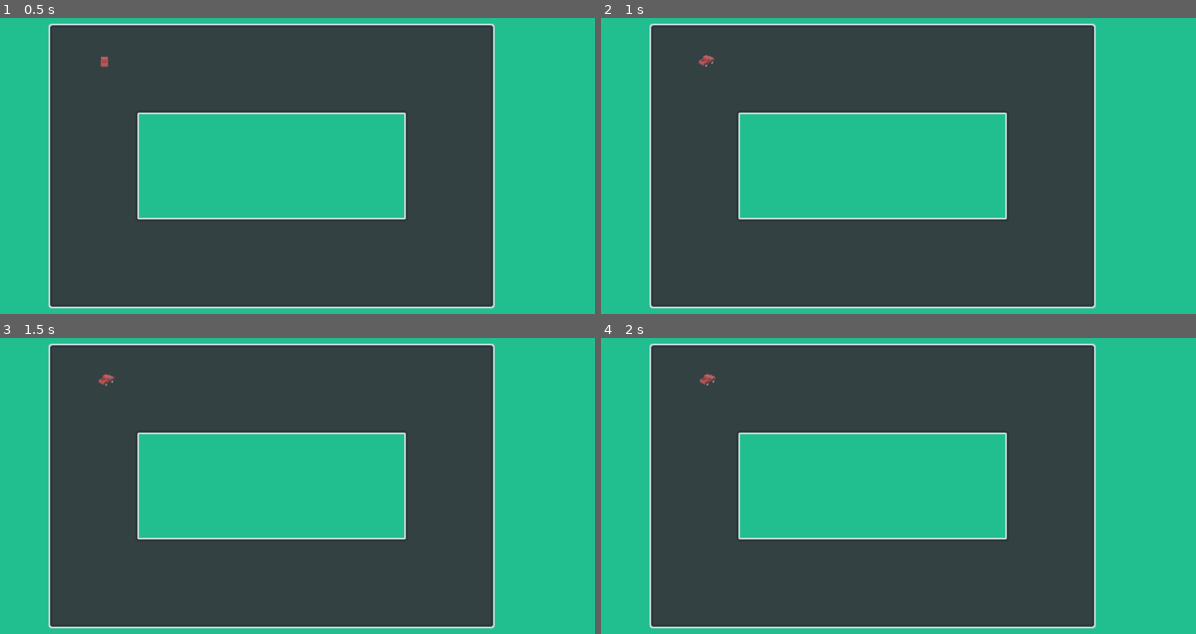
Above: before the commit, frames 1-4 (two rows, left to right).
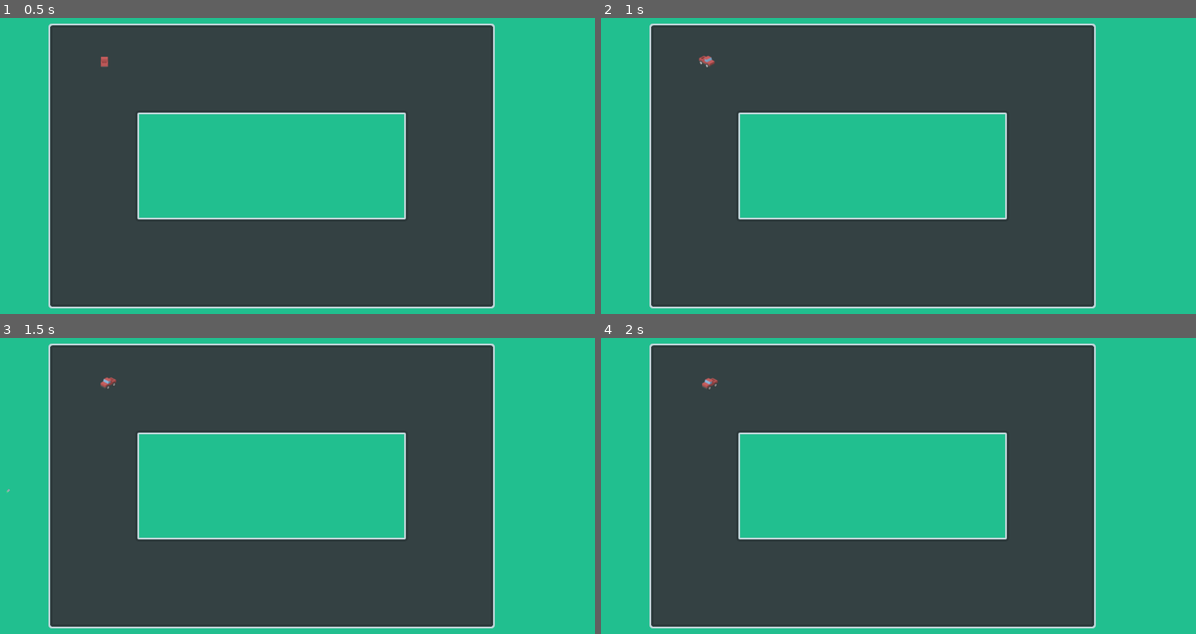
Above: after the commit, the same moments.

Repository: wreckingballgames/JameGam45
Game: Godot game, scene res://scenes/main.tscn
The game is run twice, just before and just after one commit, with the same random seed, the same clock (stepped at 60 frames per second) and the same inputs.
Inputs:
- Up to frame 1 (0.5 s): no input
- Up to frame 2 (1 s): tap Enter at 0.5 s; hold D (turn_right) from 0.53 s (still down); tap Space (shoot) at 0.6 s
- Up to frame 3 (1.5 s): tap Space (shoot) at 1.25, 1.35 s; release D (turn_right) at 1.28 s; hold Shift (brake) from 1.28 s (still down)
- Up to frame 4 (2 s): keep holding Shift (brake)

Frame 1 is identical in both runs. In frame 2, less than 0.1% of the frame differs, in the area x 16-20%, y 12-17%; in frame 3, 0.1%; in frame 4, 0.1%, in the area x 16-20%, y 12-18%.

Commit message:
Implement gradual turning with elapsed "turn ticks"
Feels about right. This is an easy in to implement a handling statistic later; better handling simply shortens the turn tick, worse handling makes it longer.

Diff:
--- a/scenes/racer.tscn
+++ b/scenes/racer.tscn
@@ -42,4 +42,9 @@
 wait_time = 3.0
 one_shot = true
 
+[node name="TurnTimer" type="Timer" parent="."]
+unique_name_in_owner = true
+one_shot = true
+
 [connection signal="area_entered" from="AttackDetector" to="." method="_on_attack_detector_area_entered"]
+[connection signal="timeout" from="TurnTimer" to="." method="_on_turn_timer_timeout"]
--- a/scripts/racer.gd
+++ b/scripts/racer.gd
@@ -42,13 +42,14 @@
 @export var top_acceleration: float = 50.0
 @export var sprite_folder_path: String
 @export var missile_scene: PackedScene
-@export var missle_spawn_distance: float = 50.0
+@export var missile_spawn_distance: float = 50.0
 @export var acceleration_rate: float = 5.0
 @export var slide_duration: float = 0.25
 @export var slide_cooldown_duration: float = 3.0
 @export var slide_force: float = 150.0
 @export var brake_rate: float = 0.05
 @export var constant_deceleration_rate: float = 0.005
+@export var turn_tick_duration: float = 0.1
 
 var forward := directions[Direction.North]
 var forward_direction_pointer := Direction.North:
@@ -62,10 +63,12 @@
 			forward_direction_pointer = 0
 		else:
 			forward_direction_pointer = value
+var turn_timer_just_finished := false
 
 @onready var sprite_2d: Sprite2D = %Sprite2D
 @onready var missiles: Node = %Missiles
 @onready var slide_cooldown_timer: Timer = %SlideCooldown
+@onready var turn_timer: Timer = %TurnTimer
 
 
 func _ready() -> void:
@@ -89,11 +92,18 @@
 		brake()
 
 	# Turning input
-	# TODO: Make it possible to hold turn and only slowly turn over time
-	if Input.is_action_just_pressed("turn_left"):
-		turn_left()
-	elif Input.is_action_just_pressed("turn_right"):
-		turn_right()
+	if Input.is_action_pressed("turn_left"):
+		if turn_timer.is_stopped() and turn_timer_just_finished:
+			turn_left()
+		elif turn_timer.is_stopped():
+			turn_timer.start(turn_tick_duration)
+	elif Input.is_action_pressed("turn_right"):
+		if turn_timer.is_stopped() and turn_timer_just_finished:
+			turn_right()
+		elif turn_timer.is_stopped():
+			turn_timer.start(turn_tick_duration)
+	else:
+		turn_timer.stop()
 
 	# Combat input
 	if Input.is_action_just_released("slide_left"):
@@ -132,6 +142,7 @@
 	set_sprite_to_forward()
 	# TODO: Update velocity relative to whether turning while accelerating forward or backward
 	update_velocity(forward)
+	turn_timer_just_finished = false
 
 
 func turn_right() -> void:
@@ -140,6 +151,7 @@
 	set_sprite_to_forward()
 	# TODO: Update velocity relative to whether turning while accelerating forward or backward
 	update_velocity(forward)
+	turn_timer_just_finished = false
 
 
 func slide_left() -> void:
@@ -167,7 +179,7 @@
 	var missile_instance = missile_scene.instantiate() as Missile
 	missile_instance.top_level = true
 	missile_instance.direction = forward
-	missile_instance.global_position = global_position + (forward * missle_spawn_distance)
+	missile_instance.global_position = global_position + (forward * missile_spawn_distance)
 	missiles.add_child(missile_instance, true)
 
 
@@ -261,3 +273,7 @@
 
 func _on_attack_detector_area_entered(area: Area2D) -> void:
 	get_attacked()
+
+
+func _on_turn_timer_timeout() -> void:
+	turn_timer_just_finished = true
